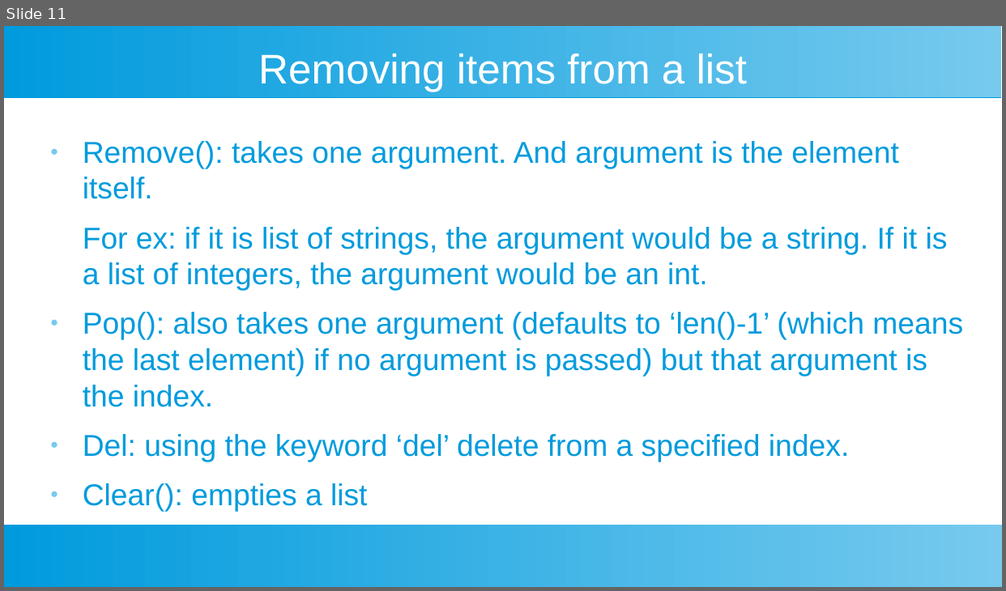
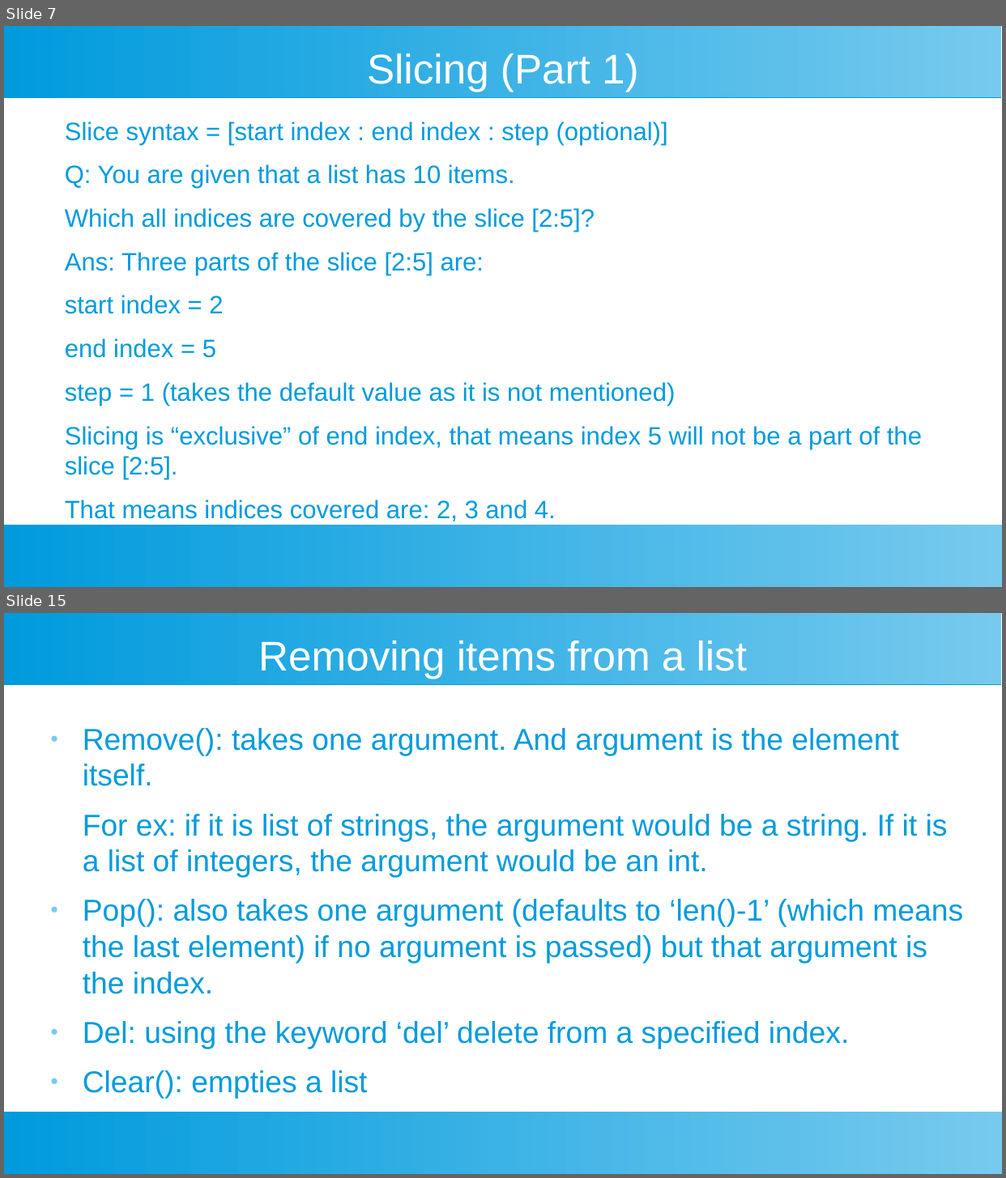
Before and after one commit to ashishjain1547/public_lessons_in_python, a slide deck: Ch 8 - Lists/List.odp. Shown one above the other, each under a label of ours: slide 11 before the commit, slides 7 and 15 after it; the slides between them are not shown. The pictures are 1006x591 and 1006x1178 pixels, drawn with LibreOffice and Linux fonts; fonts in the diff are those of the drawing. Boxes give left, top, right and bottom in pixels: in the first picture for what was removed or moved away, otherwise in the second. Text is boxed around its words. In the diff, an @@ line names an element or a change of style, - is before the commit and + after.

```diff
--- a/Ch 8 - Lists/List.odp
+++ b/Ch 8 - Lists/List.odp
@@ slide 7 added at [4, 26, 1002, 587], background #FFFFFF; not listed: 2 template elements that a slide beside it also shows @@
@@ title added at [367, 54, 639, 92], 33 pt, text #FFFFFF @@
+Slicing (Part 1)
@@ text added at [65, 122, 922, 522], 20 pt, text #009BDD @@
+Slice syntax = [start index : end index : step (optional)]
+Q: You are given that a list has 10 items.
+Which all indices are covered by the slice [2:5]?
+Ans: Three parts of the slice [2:5] are:
+start index = 2
+end index = 5
+step = 1 (takes the default value as it is not mentioned)
+Slicing is “exclusive” of end index, that means index 5 will not be a part of the slice [2:5].
+That means indices covered are: 2, 3 and 4.
@@ what was slide 11 is now slide 15 @@
```
Also in this commit, not shown: 6 slides changed, 9 other slides added, 20 other files.
